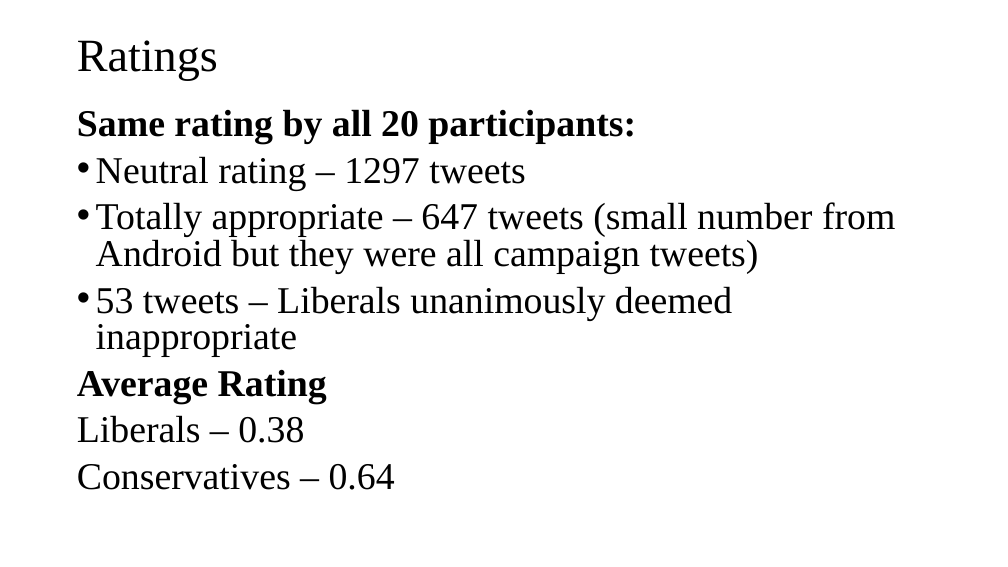
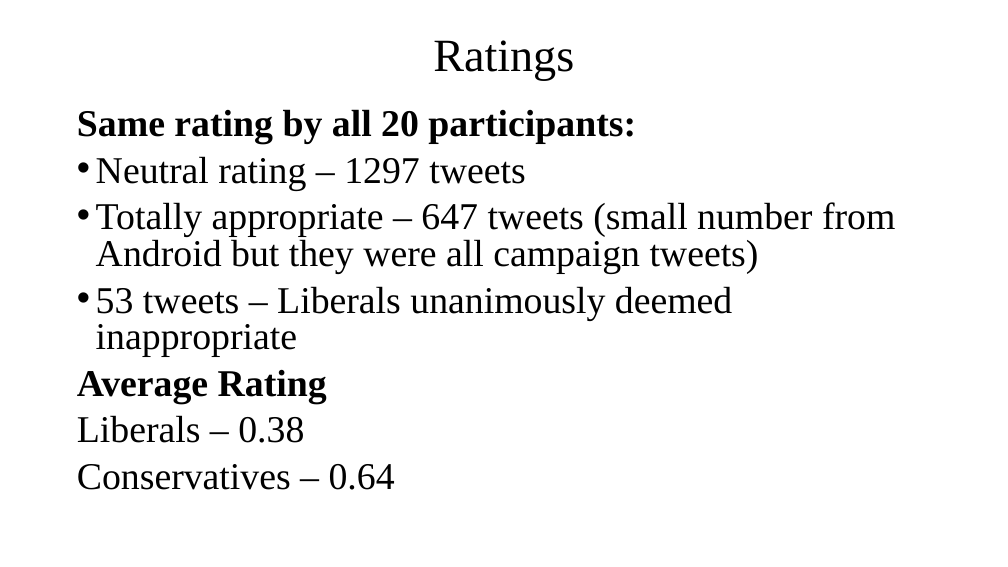
Before and after one commit to phonedude/cs895-s19, a slide deck: slide 12 of assignments/pabbisetty/week-11-presentation/week 11.pptx. Drawn at 1008x567 pixels with LibreOffice and Linux fonts; fonts in the diff are those of the drawing. Boxes give left, top, right and bottom in pixels: in the first picture for what was removed or moved away, otherwise in the second. Text is boxed around its words. In the diff, an @@ line names an element or a change of style, - is before the commit and + after.

```diff
--- a/assignments/pabbisetty/week-11-presentation/week 11.pptx
+++ b/assignments/pabbisetty/week-11-presentation/week 11.pptx
@@ title "Ratings" at [433, 40, 574, 80]: alignment left to centre @@
```
Also in this commit, not shown: 14 other slides changed.
